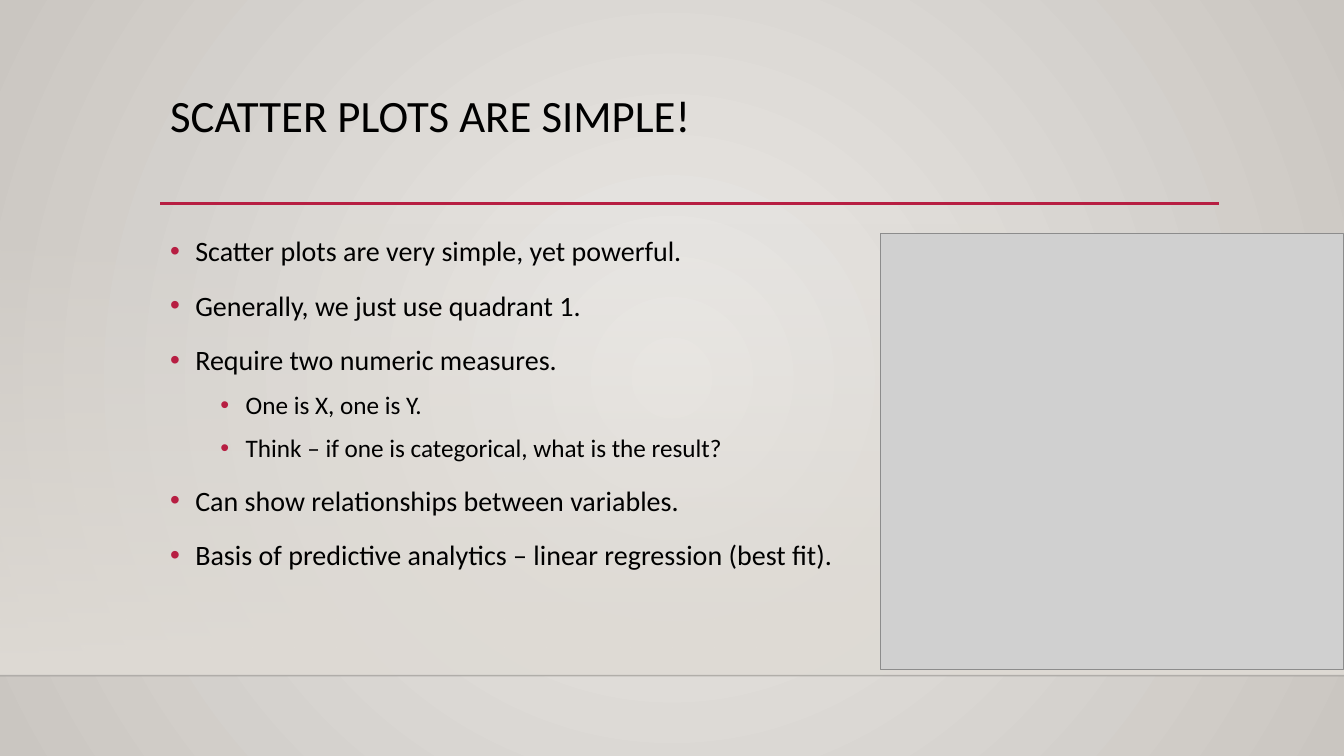
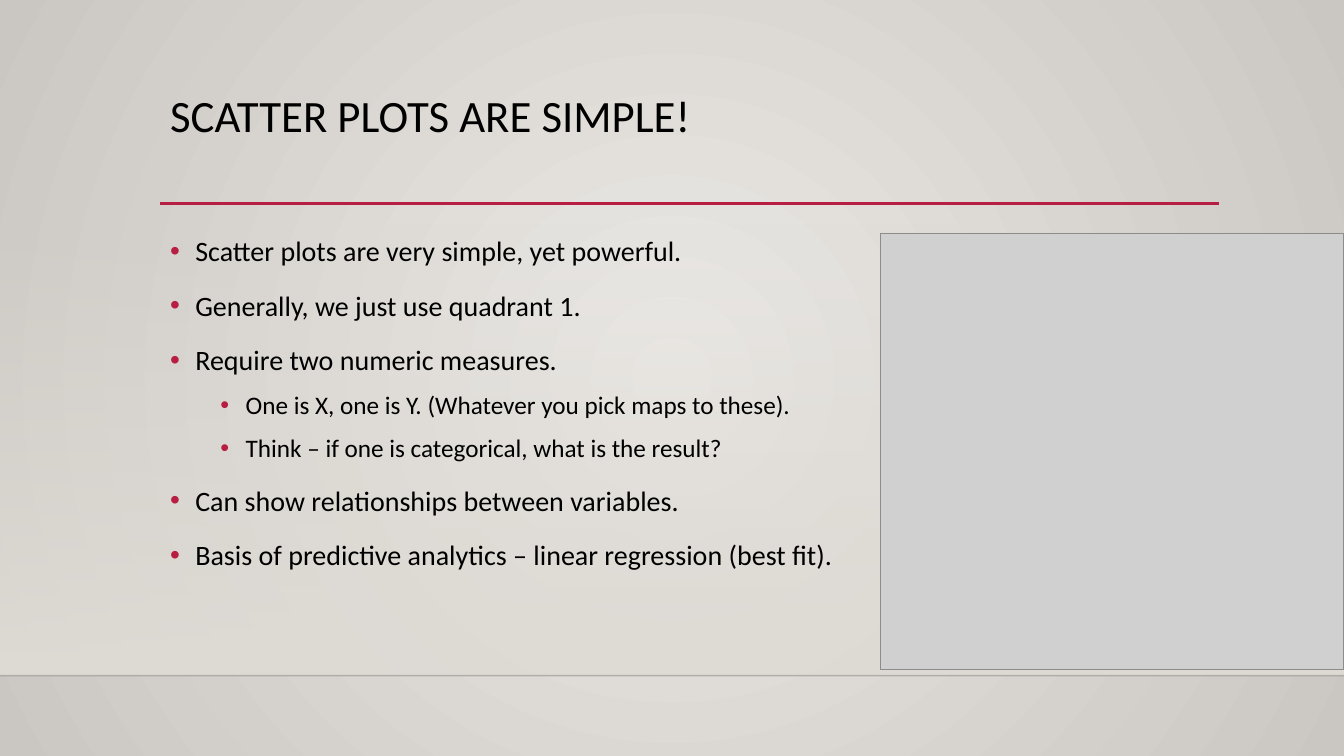
Before and after one commit to AkeemSemper/ml_datasets, a slide deck: slide 11 of slides/chapter_3.pptx (slide 10 before the commit). Drawn at 1344x756 pixels with LibreOffice and Linux fonts; fonts in the diff are those of the drawing; grey boxes stand for pictures; background and template pictures are left out. Boxes give left, top, right and bottom in pixels: in the first picture for what was removed or moved away, otherwise in the second. Text is boxed around its words. In the diff, an @@ line names an element or a change of style, - is before the commit and + after.

```diff
--- a/slides/chapter_3.pptx
+++ b/slides/chapter_3.pptx
@@ text at (x1=246, y1=396, x2=790, y2=418): text changed @@
-  • One is X, one is Y.
+  • One is X, one is Y. (Whatever you pick maps to these).
```
Also in this commit, not shown: 9 other slides changed, 25 slides added, 1 slide removed, 1 other file.
